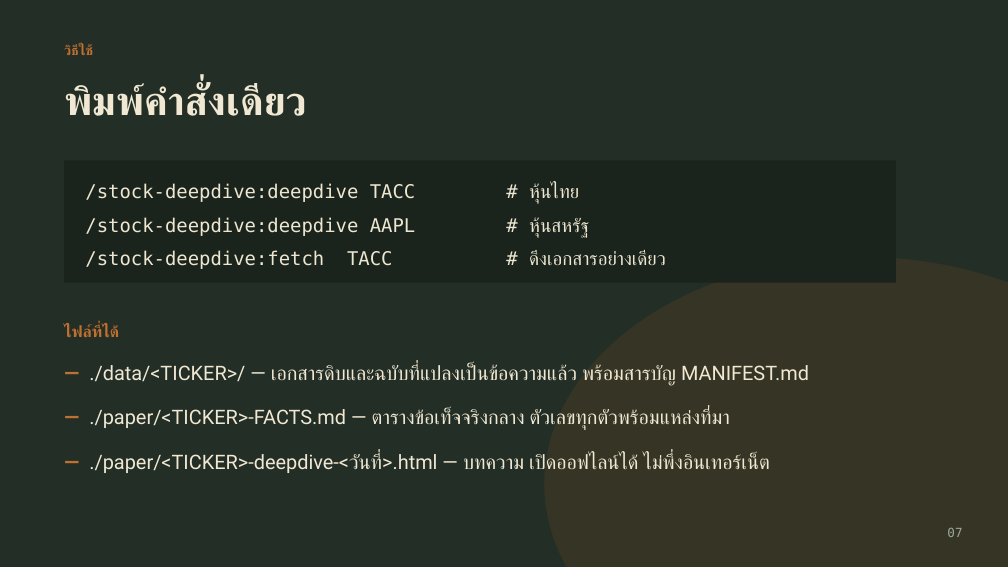
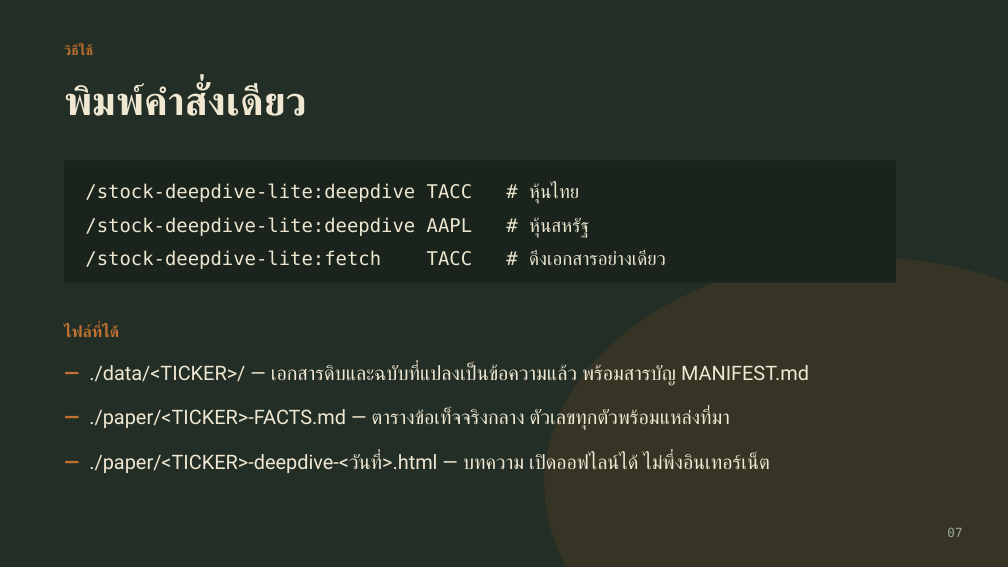
Before and after one commit to BoonchuTummeng/stock-deepdive, a slide deck: slide 8 of docs/stock-deepdive-guide.pptx. Drawn at 1008x567 pixels with LibreOffice and Linux fonts; fonts in the diff are those of the drawing. Boxes give left, top, right and bottom in pixels: in the first picture for what was removed or moved away, otherwise in the second. Text is boxed around its words. In the diff, an @@ line names an element or a change of style, - is before the commit and + after.

Commit message:
เปลี่ยนชื่อปลั๊กอินเป็น stock-deepdive-lite กันชนกับสกิลชื่อเดียวกันที่ผู้ใช้อาจมีอยู่แล้ว

```diff
--- a/docs/stock-deepdive-guide.pptx
+++ b/docs/stock-deepdive-guide.pptx
@@ text at <box>85,183,666,269</box>: text changed @@
-/stock-deepdive:deepdive TACC # หุ้นไทย
-/stock-deepdive:deepdive AAPL # หุ้นสหรัฐ
-/stock-deepdive:fetch TACC # ดึงเอกสารอย่างเดียว
+/stock-deepdive-lite:deepdive TACC # หุ้นไทย
+/stock-deepdive-lite:deepdive AAPL # หุ้นสหรัฐ
+/stock-deepdive-lite:fetch TACC # ดึงเอกสารอย่างเดียว
```
Also in this commit, not shown: 4 other slides changed, 3 other files.
